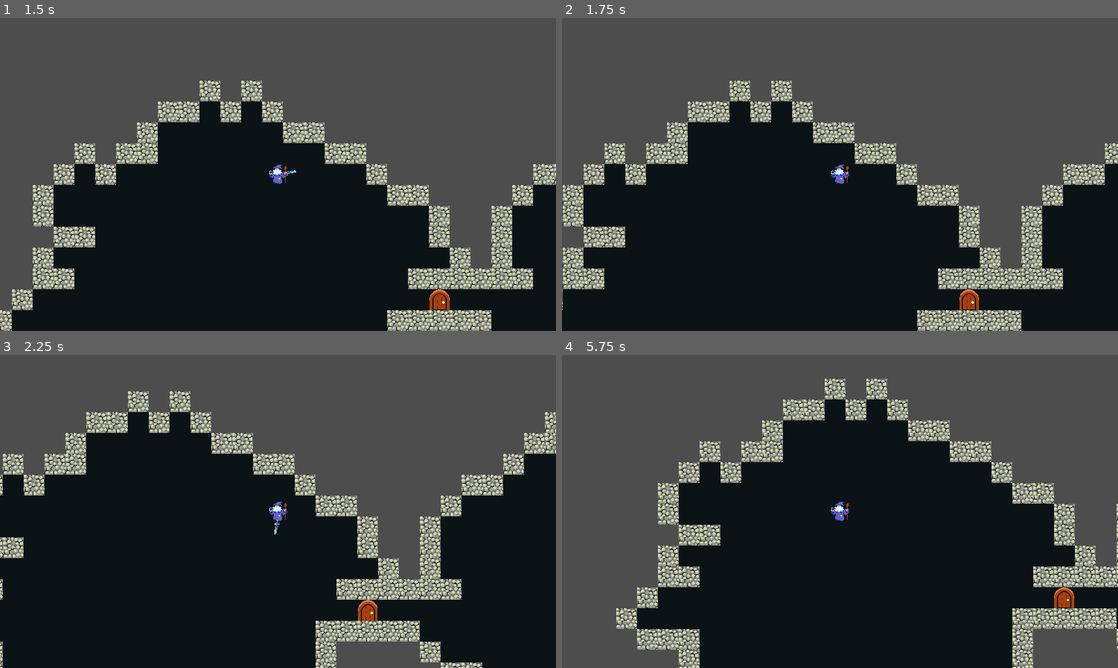
Above: before the commit, frames 1-4 (two rows, left to right).
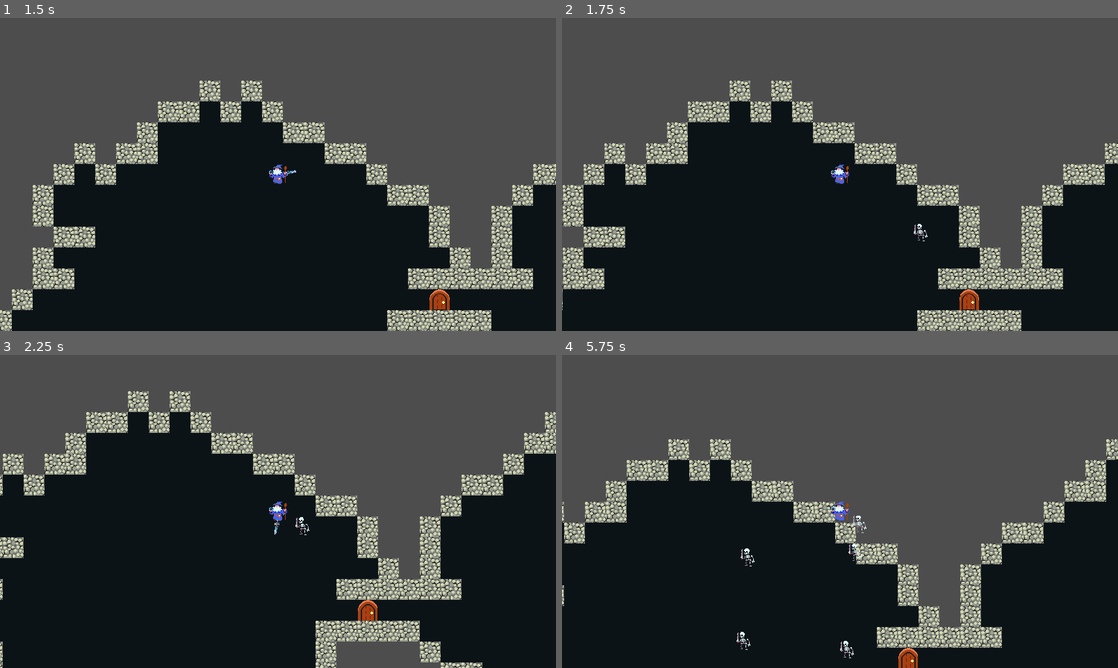
Above: after the commit, the same moments.

Repository: WizardsNStuff/Zealot-of-Wanderlust
Game: Godot game, scene res://Scenes/wizard_game.tscn
Two runs of this game, one before a commit and one after it. Both use one fixed random seed, a clock stepped at 60 frames per second and the inputs below.
Inputs:
- Up to frame 1 (1.5 s): click "Start game" at 0.5 s; tap Enter at 1.25 s; hold D (ui_right) from 1.28 s (still down); tap Space (attack) at 1.35 s
- Up to frame 2 (1.75 s): keep holding D (ui_right)
- Up to frame 3 (2.25 s): release D (ui_right) at 2.03 s; hold S (ui_down) from 2.03 s (still down); tap Space (attack) at 2.1 s
- Up to frame 4 (5.75 s): release S (ui_down) at 2.78 s; hold D (ui_right) 2.78-3.53 s; tap Space (attack) every 0.75 s from 2.85 to 5.1 s; hold W (ui_up) 3.53-4.28 s; hold A (ui_left) from 4.28 s (still down)

Frame 1 is identical in both runs. In frame 2, less than 0.1% of the frame differs, in the area x 63-66%, y 65-72%; in frame 3, less than 0.1%; in frame 4, 47%, in the area x 0-100%, y 7-100%.

Commit message:
added sword enemy collision - added enemy spawning logic

Diff:
--- a/zealot-of-wanderlust/Enemy Testing/enemy_1.gd
+++ b/zealot-of-wanderlust/Enemy Testing/enemy_1.gd
@@ -1,4 +1,5 @@
 extends GameCharacter
+class_name Enemy
 
 var speed = 75
 var attack_range = 28
@@ -8,11 +9,18 @@
 @export var player : ProcGenPlayer
 
 func _ready() -> void:
+
 	### Declaring attributes from GameCharacterScript ###
 	health = 100
 	defense = 20
 	main_damage = 15
 	main_damage_cooldown = 3.5
+
+func take_damage(damage_amount : float) -> void:
+	health -= damage_amount
+	if health <= 0:
+		queue_free()
+
 
 func _physics_process(delta: float) -> void:
 	# move towards player with normalized direction
--- /dev/null
+++ b/zealot-of-wanderlust/Player Combat/sword.gd
@@ -0,0 +1,8 @@
+extends Area2D
+
+@export var damage : float = 100
+
+
+func _on_body_entered(body: Node2D) -> void:
+	if body is Enemy:
+		body.take_damage(damage)
--- a/zealot-of-wanderlust/Player Combat/sword.tscn
+++ b/zealot-of-wanderlust/Player Combat/sword.tscn
@@ -1,11 +1,13 @@
-[gd_scene load_steps=3 format=3 uid="uid://dbl5t38lv6j8r"]
+[gd_scene load_steps=4 format=3 uid="uid://dbl5t38lv6j8r"]
 
 [ext_resource type="Texture2D" uid="uid://cgojjyaym7tvb" path="res://Player Combat/18.png" id="1_d14ma"]
+[ext_resource type="Script" path="res://Player Combat/sword.gd" id="1_g7ntp"]
 
 [sub_resource type="RectangleShape2D" id="RectangleShape2D_vavx1"]
 size = Vector2(10, 27)
 
 [node name="sword" type="Area2D"]
+script = ExtResource("1_g7ntp")
 
 [node name="Sprite2D" type="Sprite2D" parent="."]
 position = Vector2(0, -17)
@@ -14,3 +16,5 @@
 [node name="CollisionShape2D" type="CollisionShape2D" parent="."]
 position = Vector2(0, -26.5)
 shape = SubResource("RectangleShape2D_vavx1")
+
+[connection signal="body_entered" from="." to="." method="_on_body_entered"]
--- a/zealot-of-wanderlust/Proc Gen/proc_gen_data.gd
+++ b/zealot-of-wanderlust/Proc Gen/proc_gen_data.gd
@@ -47,6 +47,8 @@
 
 var generated_rooms : Array = []
 
+var current_room
+
 var exit_location : Vector2i = Vector2i()
 
 var has_key : bool = false
--- a/zealot-of-wanderlust/Proc Gen/proc_gen_player.gd
+++ b/zealot-of-wanderlust/Proc Gen/proc_gen_player.gd
@@ -2,6 +2,8 @@
 class_name ProcGenPlayer
 
 @export var speed = 200
+
+@export var damage : float = 10
 
 @export var animations : AnimationPlayer
 
--- a/zealot-of-wanderlust/Scenes/level.tscn
+++ b/zealot-of-wanderlust/Scenes/level.tscn
@@ -1,10 +1,12 @@
-[gd_scene load_steps=3 format=3 uid="uid://cgu6hwypoqcg3"]
+[gd_scene load_steps=4 format=3 uid="uid://cgu6hwypoqcg3"]
 
 [ext_resource type="Script" path="res://Scripts/model.gd" id="1_0ovum"]
-[ext_resource type="PackedScene" uid="uid://ctghe0srltu1d" path="res://Scenes/player.tscn" id="2_8twjg"]
+[ext_resource type="PackedScene" uid="uid://dmfltp2nowrae" path="res://Scenes/player.tscn" id="2_8twjg"]
+[ext_resource type="PackedScene" uid="uid://d3xseqrxnwvjh" path="res://Enemy Testing/enemy_1.tscn" id="2_t5mub"]
 
 [node name="Level" type="Node2D" node_paths=PackedStringArray("player")]
 script = ExtResource("1_0ovum")
 player = NodePath("Player")
+basic_enemy = ExtResource("2_t5mub")
 
 [node name="Player" parent="." instance=ExtResource("2_8twjg")]
--- a/zealot-of-wanderlust/Scenes/wizard_game.tscn
+++ b/zealot-of-wanderlust/Scenes/wizard_game.tscn
@@ -171,8 +171,11 @@
 
 [node name="Doors" type="Node" parent="."]
 
+[node name="EnemySpawner" type="Node" parent="."]
+
+[node name="Timers" type="Node" parent="."]
+
 [node name="Player" parent="." instance=ExtResource("9_sf7b2")]
-visible = false
 
 [node name="Camera2D" type="Camera2D" parent="."]
 zoom = Vector2(0.25, 0.25)
@@ -182,7 +185,9 @@
 volume_db = -15.0
 autoplay = true
 
-[node name="Model" parent="." instance=ExtResource("2_4gxgj")]
+[node name="Model" parent="." node_paths=PackedStringArray("enemy_spawner", "timers") instance=ExtResource("2_4gxgj")]
+enemy_spawner = NodePath("../EnemySpawner")
+timers = NodePath("../Timers")
 enemies = []
 
 [node name="View" parent="." node_paths=PackedStringArray("controller") instance=ExtResource("3_eky8r")]
--- a/zealot-of-wanderlust/Scripts/controller.gd
+++ b/zealot-of-wanderlust/Scripts/controller.gd
@@ -73,8 +73,13 @@
 	# reset the procedural generation initalization data
 	proc_gen_data.dungeon_created = false
 	proc_gen_data.generated_rooms = []
+	proc_gen_data.current_room = null
 	proc_gen_data.exit_location = Vector2i()
 	proc_gen_data.has_key = false
+	for child in model.enemy_spawner.get_children(true):
+		child.queue_free()
+	for child in model.timers.get_children(true):
+		child.queue_free()
 
 	# array to hole all the room nodes
 	var room_nodes : Array[RoomNode] = []
@@ -84,6 +89,7 @@
 
 	# if the generation does not pass evaluation, retry
 	if (!valid_generation):
+		print("retry")
 		start_level()
 		return
 
@@ -115,6 +121,28 @@
 
 				# mark the dungeon generation as successful
 				proc_gen_data.dungeon_created = true
+
+				proc_gen_data.current_room = room_node
+
+				model.spawn_timer = Timer.new()
+				model.timers.add_child(model.spawn_timer)
+				model.spawn_timer.wait_time = model.spawn_interval
+				model.spawn_timer.one_shot = false
+				model.spawn_timer.stop()
+				model.spawn_timer.disconnect("timeout", spawn_enemies_in_room)
+				model.spawn_timer.timeout.connect(spawn_enemies_in_room.bind(room_node))
+
+				model.stop_timer = Timer.new()
+				model.timers.add_child(model.stop_timer)
+				model.stop_timer.wait_time = model.spawn_duration
+				model.stop_timer.one_shot = true
+				model.stop_timer.stop()
+				model.stop_timer.disconnect("timeout", enemy_spawning_finished)
+				model.stop_timer.timeout.connect(enemy_spawning_finished)
+
+				model.stop_timer.start()
+				model.spawn_timer.start()
+
 
 				break
 
@@ -755,6 +783,22 @@
 		# set key flag to false after use
 		proc_gen_data.has_key = false
 
+		if (proc_gen_data.current_room.next_room != null):
+			proc_gen_data.current_room = proc_gen_data.current_room.next_room
+
+			model.spawn_timer.stop()
+			model.spawn_timer.disconnect("timeout", spawn_enemies_in_room)
+			model.spawn_timer.timeout.connect(spawn_enemies_in_room.bind(proc_gen_data.current_room))
+			model.stop_timer.stop()
+			model.stop_timer.start()
+			model.spawn_timer.start()
+
+
+func enemy_spawning_finished() -> void:
+	model.stop_timer.stop()
+	model.spawn_timer.stop()
+	give_player_key()
+
 func handle_input() -> void:
 	# get the input direction for movement
 	var input_direction = Input.get_vector("ui_left", "ui_right", "ui_up", "ui_down")
@@ -790,6 +834,18 @@
 		#player.animations.play("walk_" + direction)
 		player.last_animation_direction = direction
 
+func get_random_tile_in_room(room_node : RoomNode) -> Vector2i:
+	randomize()
+	return room_node.room_tiles.keys().pick_random()
+
+func spawn_enemies_in_room(room_node : RoomNode):
+	var random_tile : Vector2i = get_random_tile_in_room(room_node)
+
+	var enemy = model.basic_enemy.instantiate()
+	enemy.position = proc_gen_data.floor_tilemap_layer.map_to_local(random_tile)
+	enemy.player = player
+	model.enemy_spawner.add_child(enemy)
+
 # handle player movement and player interactions in each frame
 func _physics_process(delta: float) -> void:
 	# check if the dungeon has been created before allowing interactions
--- a/zealot-of-wanderlust/Scripts/enemy.gd
+++ b/zealot-of-wanderlust/Scripts/enemy.gd
@@ -1,5 +1,5 @@
 extends GameCharacter
-class_name Enemy
+#class_name Enemy
 
 
 # Called when the node enters the scene tree for the first time.
--- a/zealot-of-wanderlust/Scripts/model.gd
+++ b/zealot-of-wanderlust/Scripts/model.gd
@@ -4,5 +4,16 @@
 # Player variable
 @export var player : Player
 
+@export var basic_enemy : PackedScene
+
+@export var enemy_spawner : Node
+
+var spawn_duration : float = 10.0
+var spawn_interval : float = 1.0
+var spawn_timer : Timer
+var stop_timer : Timer
+
+@export var timers : Node
+
 # Enemies
 @export var enemies := Array([], TYPE_OBJECT, "CharacterBody2D", Enemy)
Not shown: 1 places in zealot-of-wanderlust/Scenes/main_menu.tscn that only renumber resources
